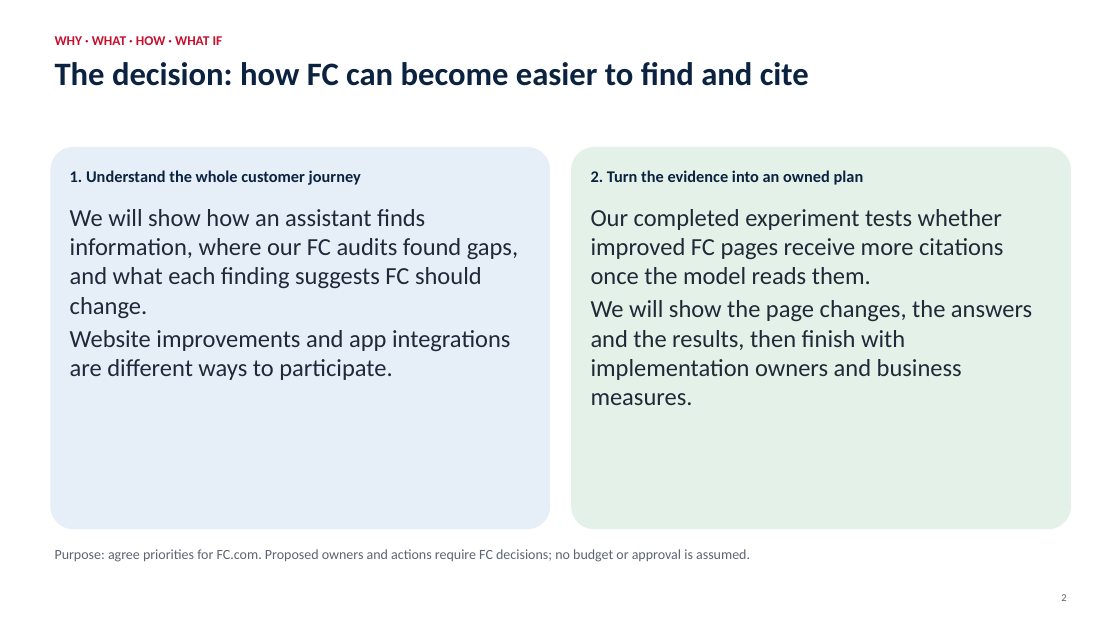
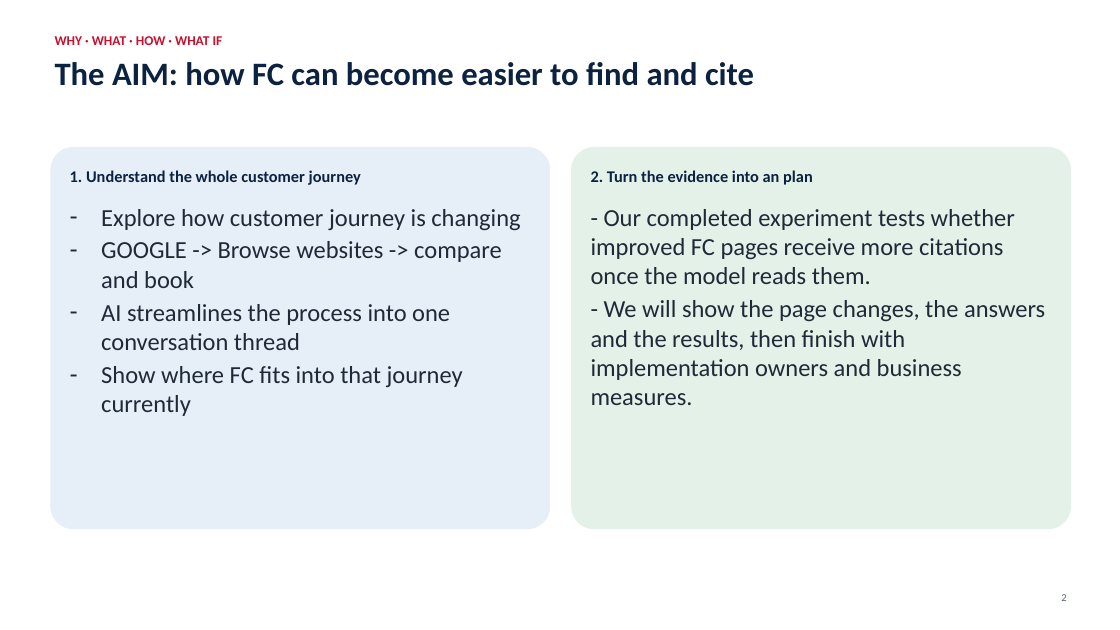
Before and after one commit to muhammadmubbashar/GEO--Generative-Engine-Optimisation, a slide deck: slide 2 of presentation/FC_GEO_Leadership_Final.pptx. Drawn at 1120x630 pixels with LibreOffice and Linux fonts; fonts in the diff are those of the drawing. Boxes give left, top, right and bottom in pixels: in the first picture for what was removed or moved away, otherwise in the second. Text is boxed around its words. In the diff, an @@ line names an element or a change of style, - is before the commit and + after.

Commit message:
Publish final FC presented deck and clarify citation evidence

```diff
--- a/presentation/FC_GEO_Leadership_Final.pptx
+++ b/presentation/FC_GEO_Leadership_Final.pptx
@@ text at (x1=55, y1=62, x2=754, y2=86): text changed @@
-The decision: how FC can become easier to find and cite
+The AIM: how FC can become easier to find and cite
@@ text at (x1=591, y1=170, x2=813, y2=185): text changed @@
-2. Turn the evidence into an owned plan
+2. Turn the evidence into an plan
@@ text at (x1=101, y1=209, x2=520, y2=416): text changed @@
-We will show how an assistant finds information, where our FC audits found gaps, and what each finding suggests FC should change.
-Website improvements and app integrations are different ways to participate.
+– Explore how customer journey is changing
+– GOOGLE -> Browse websites -> compare and book
+– AI streamlines the process into one conversation thread
+– Show where FC fits into that journey currently
@@ text at (x1=591, y1=209, x2=1045, y2=405): text changed @@
-Our completed experiment tests whether improved FC pages receive more citations once the model reads them.
-We will show the page changes, the answers and the results, then finish with implementation owners and business measures.
+- Our completed experiment tests whether improved FC pages receive more citations once the model reads them.
+- We will show the page changes, the answers and the results, then finish with implementation owners and business measures.
@@ text removed at (x1=55, y1=549, x2=750, y2=562) @@
-Purpose: agree priorities for FC.com. Proposed owners and actions require FC decisions; no budget or approval is assumed.
```
Also in this commit, not shown: 14 other slides changed, 14 slides added, 20 slides removed, 7 other files.
